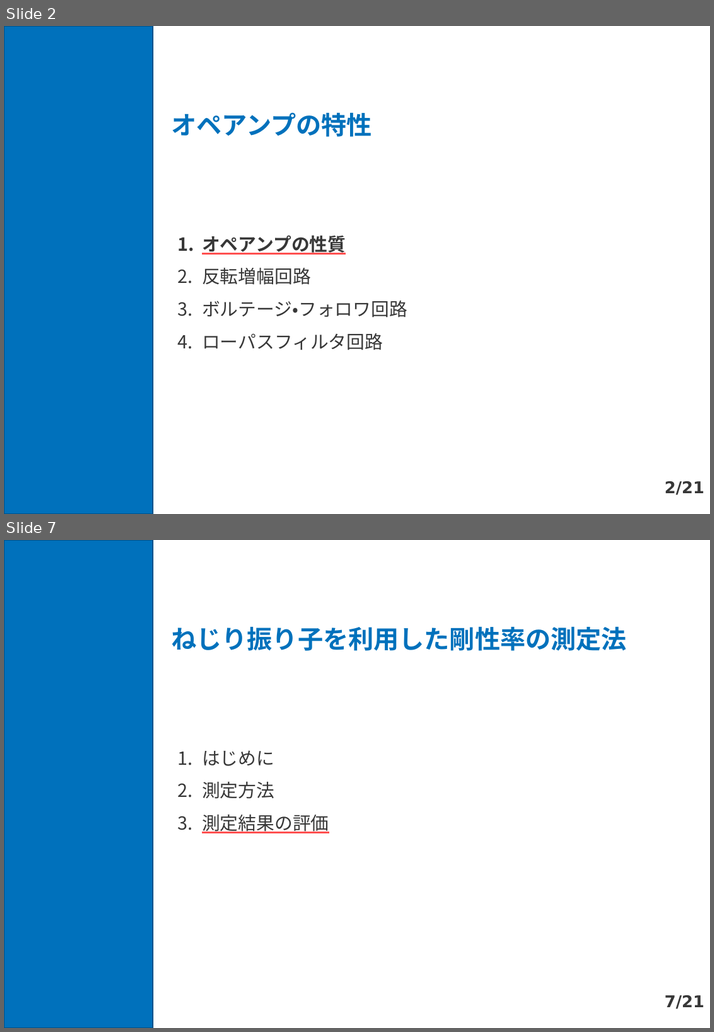
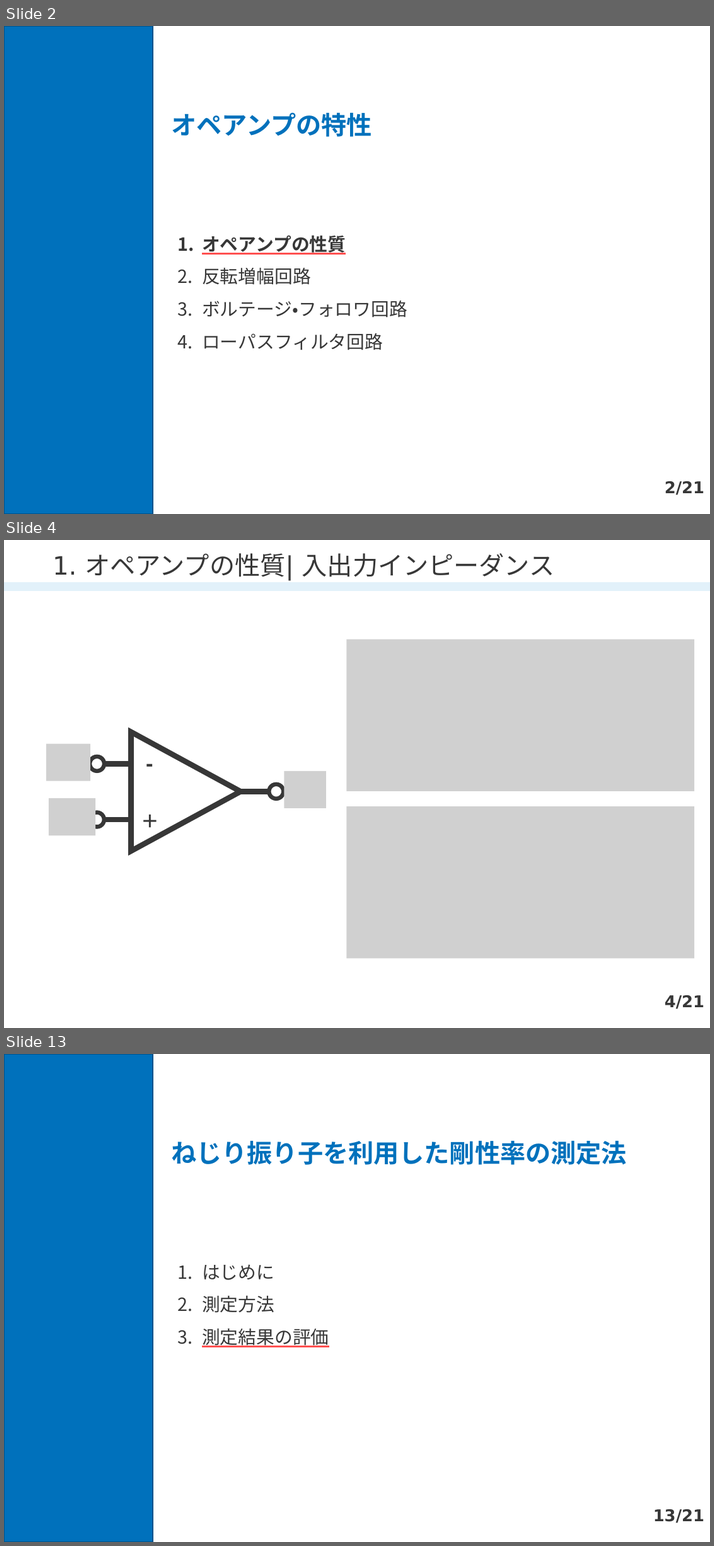
Before and after one commit to xiang-gong3944/----, a slide deck: 2024_05_10_電子回路/1522068_電子回路.pptx. Shown one above the other, each under a label of ours: slides 2 and 7 before the commit, slides 2, 4 and 13 after it; the slides between them are not shown. The pictures are 714x1032 and 714x1546 pixels, drawn with LibreOffice and Linux fonts; fonts in the diff are those of the drawing; grey boxes stand for pictures. Boxes give left, top, right and bottom in pixels: in the first picture for what was removed or moved away, otherwise in the second. Text is boxed around its words. In the diff, an @@ line names an element or a change of style, - is before the commit and + after.

```diff
--- a/2024_05_10_電子回路/1522068_電子回路.pptx
+++ b/2024_05_10_電子回路/1522068_電子回路.pptx
@@ slide 4 added at (4, 540, 710, 1028), background #FFFFFF @@
@@ title added at (53, 553, 555, 581), 28 pt, text #373737 @@
+1. オペアンプの性質| 入出力インピーダンス
@@ line added from (4, 587) to (710, 587), #E2F1FA 10 pt @@
@@ picture added at (347, 640, 694, 792) @@
@@ picture added at (46, 744, 91, 781) @@
@@ group added at (89, 732, 284, 851): 3 lines, 3 ellipses, 2 texts, 1 triangle @@
+＋
+-
@@ picture added at (284, 771, 326, 808) @@
@@ picture added at (49, 799, 96, 836) @@
@@ picture added at (347, 806, 694, 959) @@
@@ page number added at (664, 995, 704, 1009), 18 pt, text #373737, bold @@
+4/21
@@ what was slide 7 is now slide 13 @@
@@ page number at (653, 1509, 704, 1523): text changed @@
-7/21
+13/21
```
Also in this commit, not shown: 4 slides changed, 5 other slides added, 1 other file.
